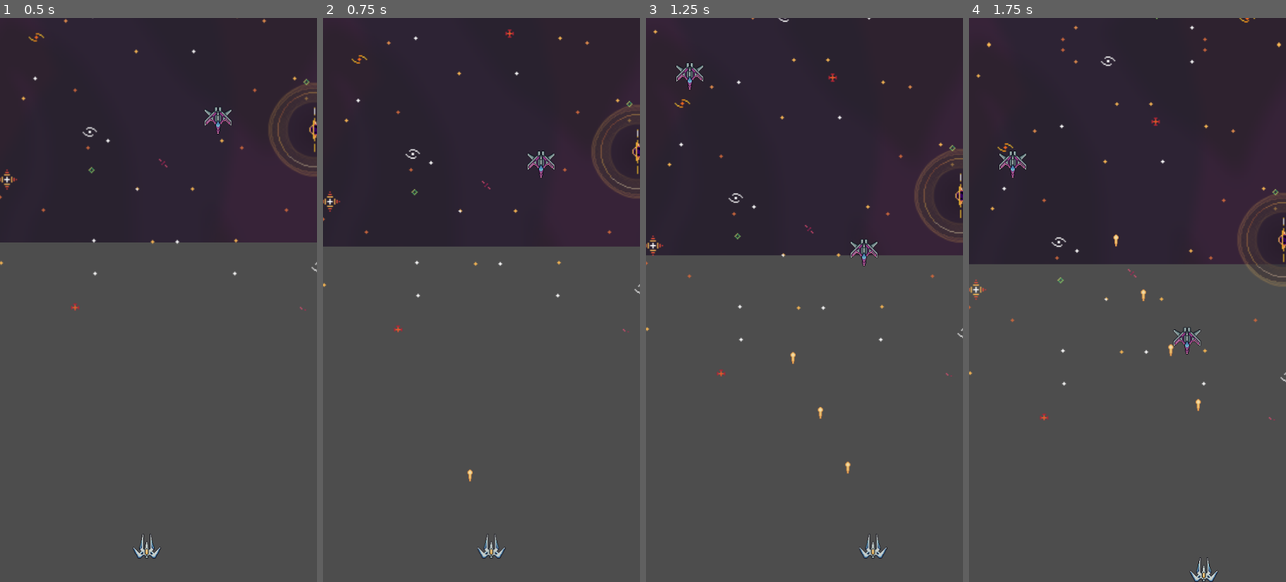
Above: before the commit, frames 1-4 (left to right).
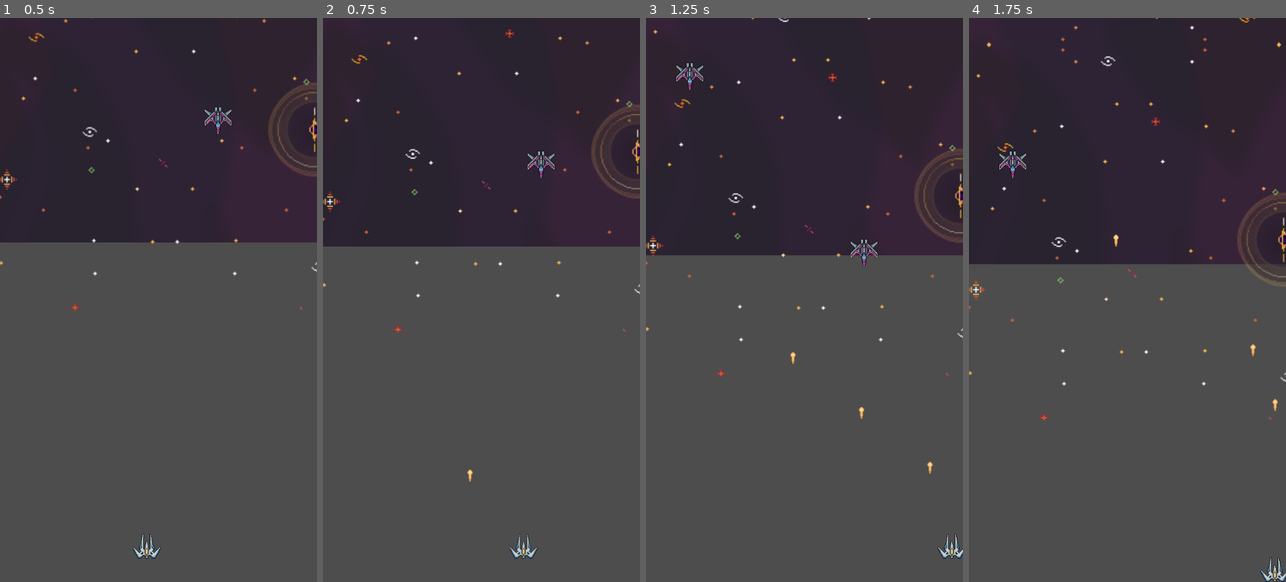
Above: after the commit, the same moments.

Repository: DfindWox/TGD---J2302
Game: Godot game, scene res://Scenes/game.tscn
Two runs of this game, one before a commit and one after it. Both use one fixed random seed, a clock stepped at 60 frames per second and the inputs below.
Inputs:
- Up to frame 1 (0.5 s): no input
- Up to frame 2 (0.75 s): hold Right (ui_right) from 0.53 s (still down); hold Space (shoot) from 0.53 s (still down)
- Up to frame 3 (1.25 s): keep holding Right (ui_right); keep holding Space (shoot)
- Up to frame 4 (1.75 s): release Right (ui_right) at 1.28 s; release Space (shoot) at 1.28 s; hold Down (ui_down) from 1.28 s (still down); tap Space (shoot) at 1.35 s

Frame 1 is identical in both runs. In frame 2, 0.3% of the frame differs, in the area x 48-68%, y 91-96%; in frame 3, 0.4%; in frame 4, 0.6%, in the area x 54-100%, y 48-100%.

Commit message:
base parry
rushed prototype made in 5 minutes

Diff:
--- a/Scenes/game.tscn
+++ b/Scenes/game.tscn
@@ -32,6 +32,7 @@
 collision_layer = 2
 collision_mask = 3
 script = ExtResource("2_ojx57")
+speed = 500
 
 [node name="Sprite2D" type="Sprite2D" parent="Player"]
 texture = ExtResource("3_un6ch")
@@ -42,6 +43,8 @@
 [node name="Timer" type="Timer" parent="Player"]
 wait_time = 0.2
 one_shot = true
+
+[node name="ParryTimer" type="Timer" parent="Player"]
 
 [node name="Bg" type="ParallaxBackground" parent="."]
 script = ExtResource("6_2mib4")
@@ -95,3 +98,5 @@
 
 [node name="Timer" type="Timer" parent="Spawn"]
 one_shot = true
+
+[connection signal="timeout" from="Player/ParryTimer" to="Player" method="_on_parry_timer_timeout"]
--- a/Scripts/Player.gd
+++ b/Scripts/Player.gd
@@ -1,6 +1,8 @@
 extends CharacterBody2D
 
-var speed = 200
+@export var speed = 240
+@onready var parring = $ParryTimer
+var parying:bool = true
 const bullet = preload("res://Prefabs/bullet.tscn")
 
 func _process(delta: float) -> void:
@@ -25,6 +27,12 @@
 		if collision.get_collider().is_in_group("enemies"):
 			queue_free()
 
+func parry():
+	print('parry activated')
+	#change collision
+	parring.start()
+	parying = true
+
 func shoot() -> void:
 	if Input.is_action_pressed("shoot"):
 		if($Timer.is_stopped()):
@@ -33,3 +41,7 @@
 			get_tree().current_scene.add_child(GrabedInstance)
 			GrabedInstance.global_position = self.global_position
 			GrabedInstance.global_position.y = self.global_position.y - 50
+
+
+func _on_parry_timer_timeout():
+	parying = false
